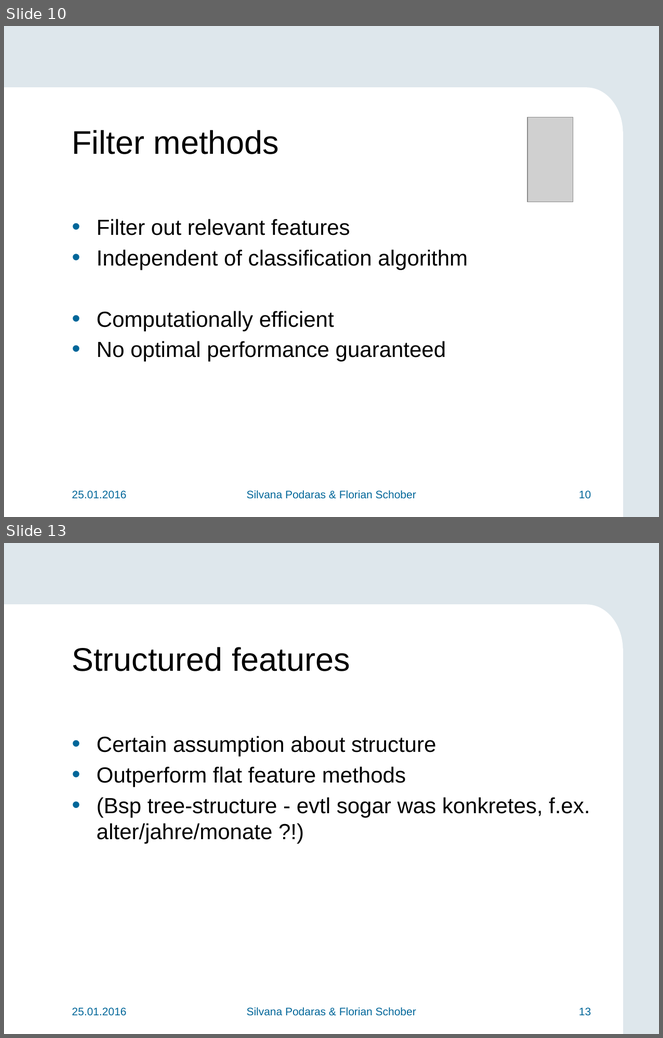
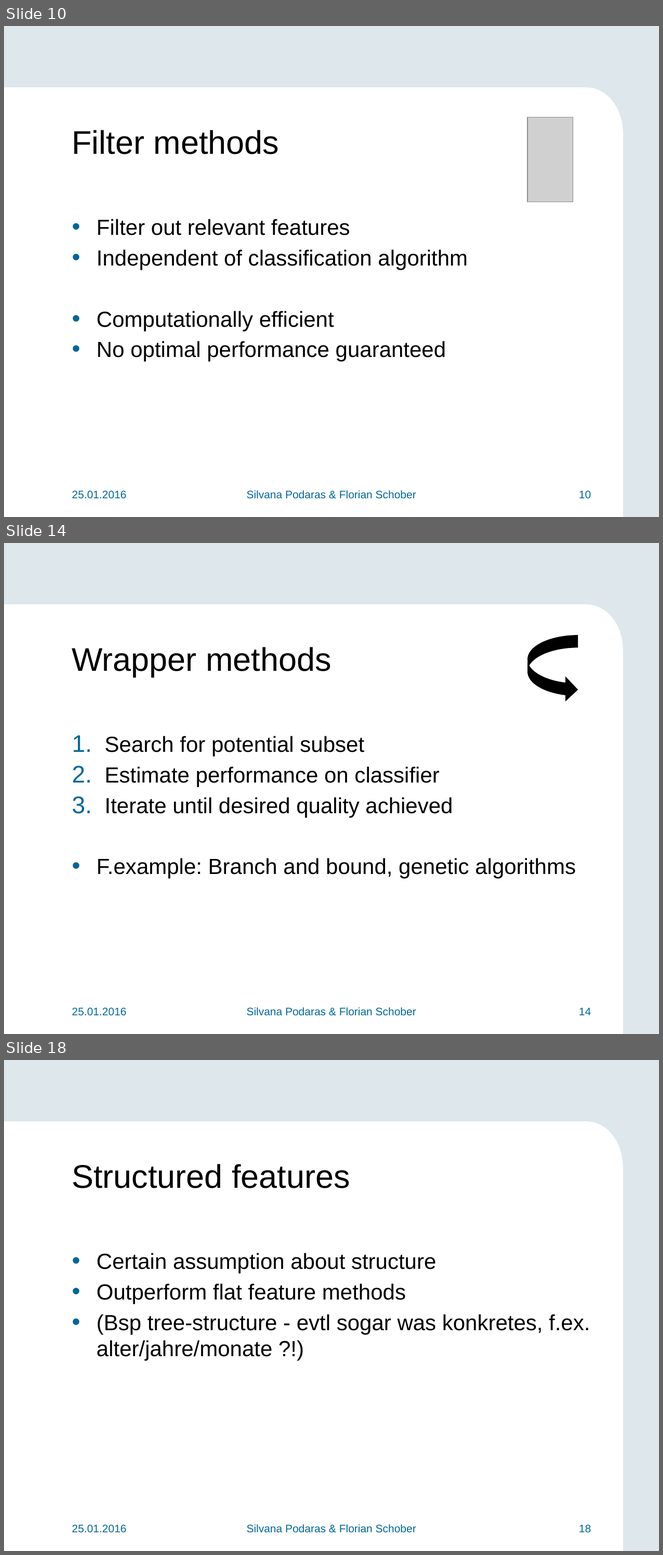
Before and after one commit to teretrus/VisSeminar, a slide deck: presentation/Presentation.pptx. Shown one above the other, each under a label of ours: slides 10 and 13 before the commit, slides 10, 14 and 18 after it; the slides between them are not shown. The pictures are 663x1038 and 663x1555 pixels, drawn with LibreOffice and Linux fonts; fonts in the diff are those of the drawing; grey boxes stand for pictures; background and template pictures are left out. Boxes give left, top, right and bottom in pixels: in the first picture for what was removed or moved away, otherwise in the second. Text is boxed around its words. In the diff, an @@ line names an element or a change of style, - is before the commit and + after.

Commit message:
praesentation 1st version  silvana

```diff
--- a/presentation/Presentation.pptx
+++ b/presentation/Presentation.pptx
@@ slide 14 added at bbox=[4, 543, 659, 1034], background #DEE7EC; not listed: 3 template elements that a slide beside it also shows @@
@@ curved right arrow added at bbox=[528, 636, 578, 703], fill #000000 @@
@@ title added at bbox=[72, 647, 332, 677], 36 pt, text #000000 @@
+Wrapper methods
@@ text added at bbox=[97, 736, 576, 879], 24 pt, text #000000 @@
+1. Search for potential subset
+2. Estimate performance on classifier
+3. Iterate until desired quality achieved
+• F.example: Branch and bound, genetic algorithms
@@ text added at bbox=[72, 1008, 127, 1016], 12 pt, text #006699 @@
+25.01.2016
@@ text added at bbox=[247, 1007, 416, 1016], 12 pt, text #006699 @@
+Silvana Podaras & Florian Schober
@@ page number added at bbox=[579, 1008, 591, 1016], 12 pt, text #006699 @@
+14
@@ what was slide 13 is now slide 18 @@
@@ page number at bbox=[579, 1525, 591, 1533]: text changed @@
-13
+18
```
Also in this commit, not shown: 2 slides changed, 4 other slides added.
